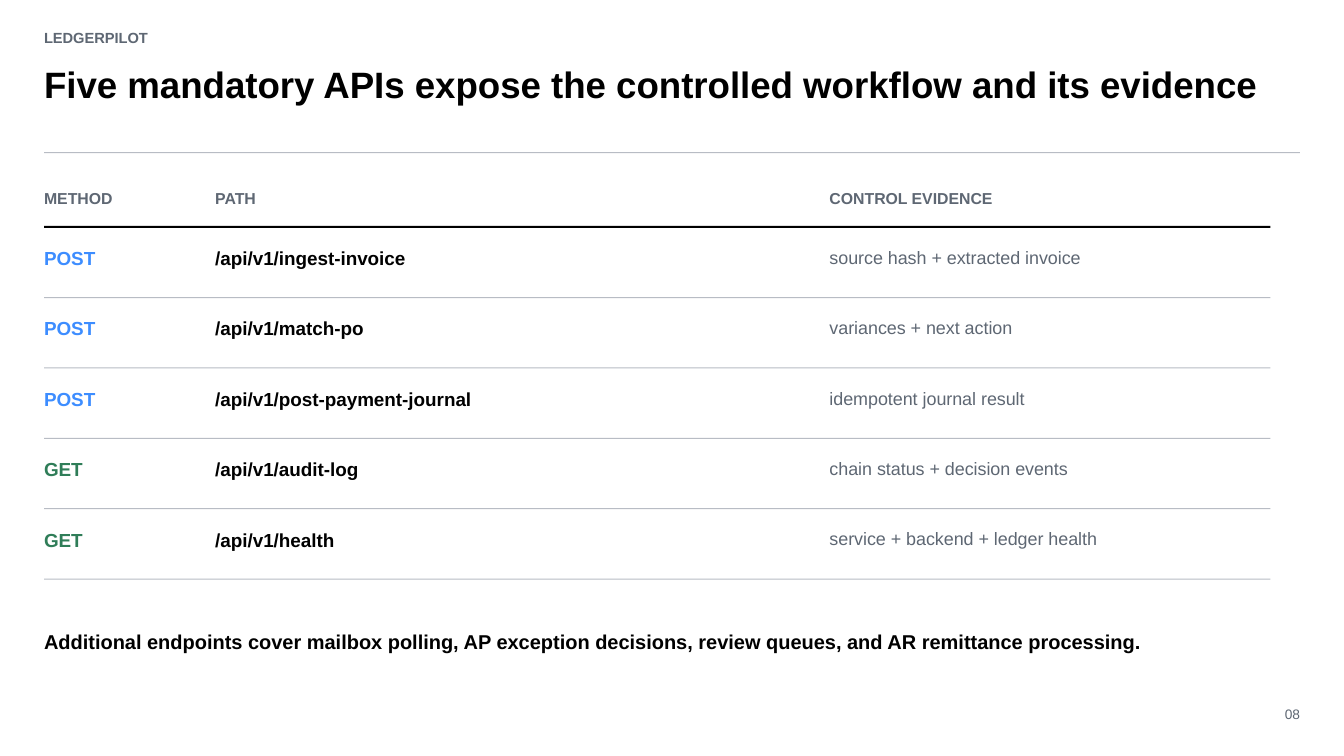
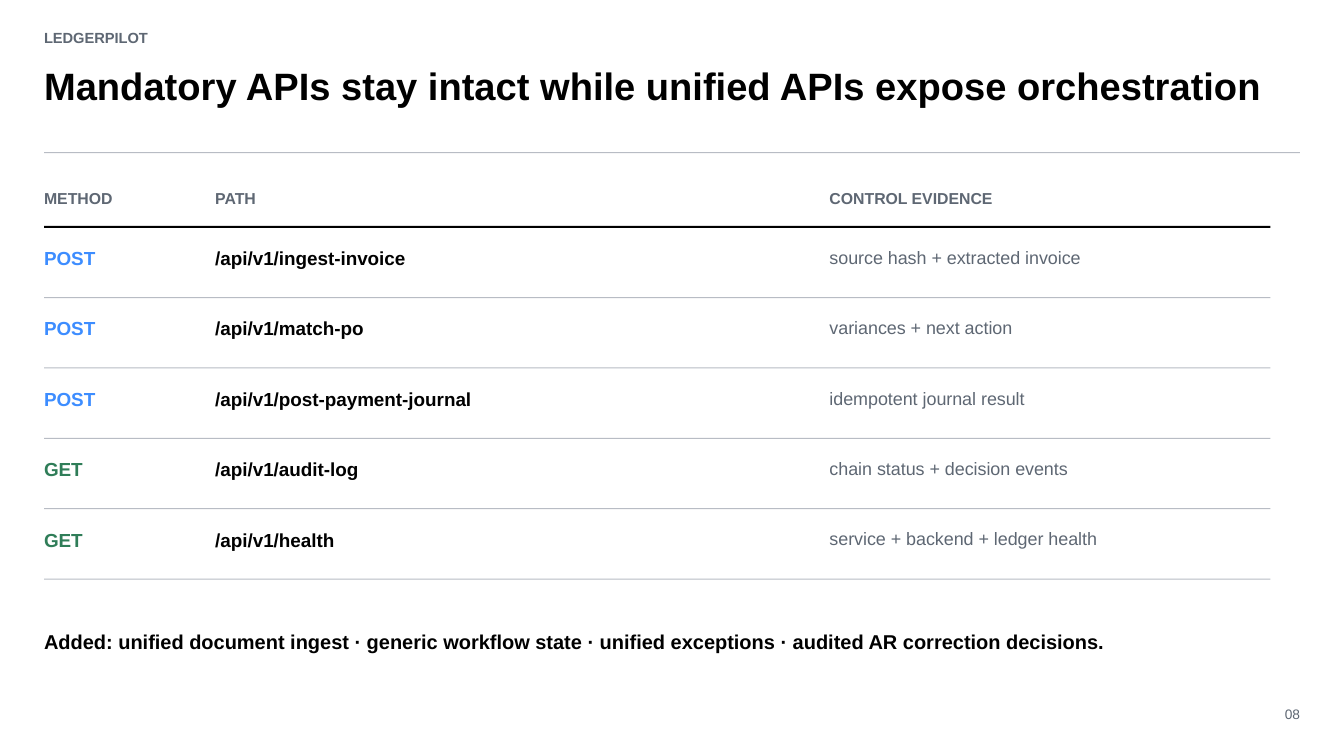
Before and after one commit to saifs1315/Agentic-Invoice-to-Payment, a slide deck: slide 8 of presentation/LedgerPilot_Assignment_Deck.pptx. Drawn at 1344x756 pixels with LibreOffice and Linux fonts; fonts in the diff are those of the drawing. Boxes give left, top, right and bottom in pixels: in the first picture for what was removed or moved away, otherwise in the second. Text is boxed around its words. In the diff, an @@ line names an element or a change of style, - is before the commit and + after.

Commit message:
Implement unified AP/AR orchestration and Mock ERP API

```diff
--- a/presentation/LedgerPilot_Assignment_Deck.pptx
+++ b/presentation/LedgerPilot_Assignment_Deck.pptx
@@ text at <box>44,72,1260,108</box>: text changed; size 26.2 to 27.2 pt @@
-Five mandatory APIs expose the controlled workflow and its evidence
+Mandatory APIs stay intact while unified APIs expose orchestration
@@ text at <box>44,634,1104,654</box>: text changed @@
-Additional endpoints cover mailbox polling, AP exception decisions, review queues, and AR remittance processing.
+Added: unified document ingest · generic workflow state · unified exceptions · audited AR correction decisions.
```
Also in this commit, not shown: 9 other slides changed, 51 other files.
